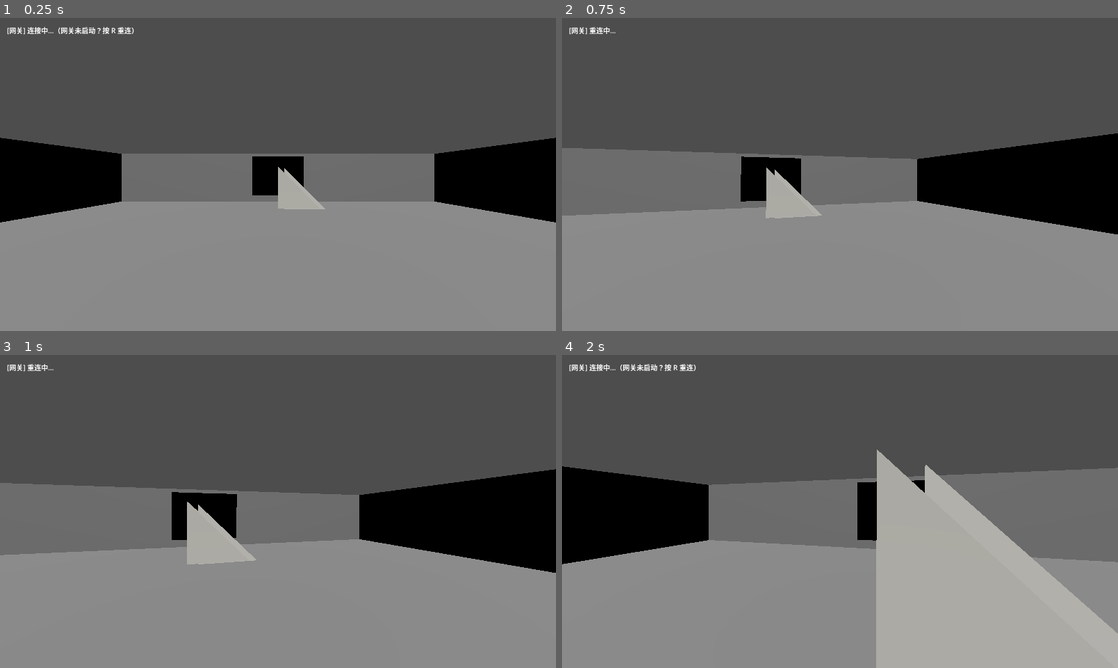
Above: before the commit, frames 1-4 (two rows, left to right).
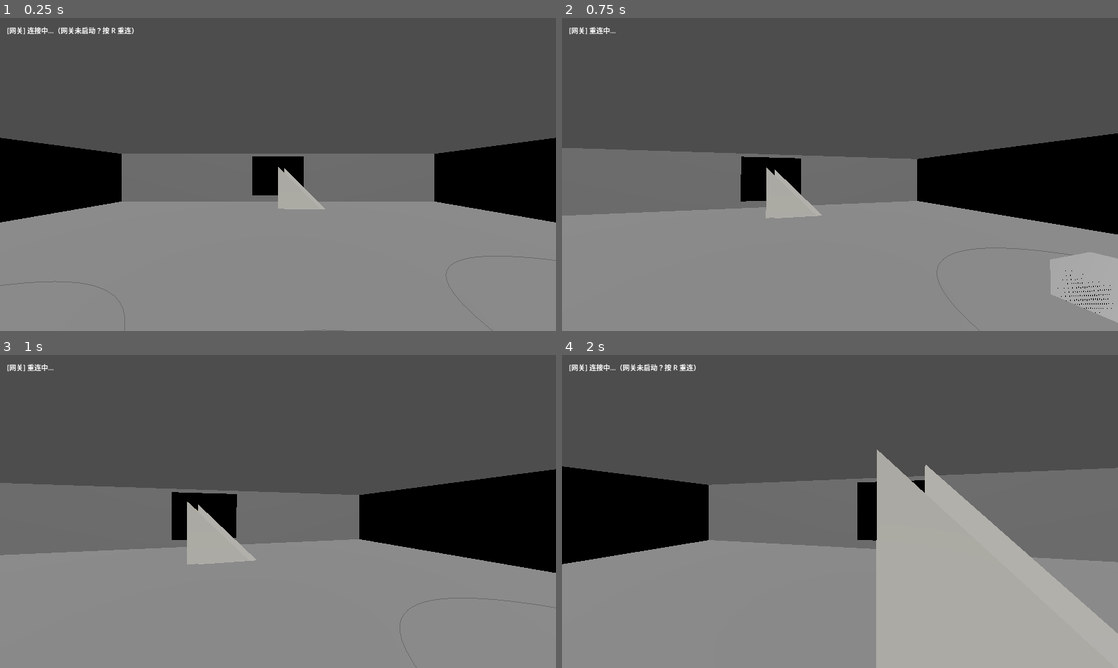
Above: after the commit, the same moments.

Repository: Luctw007/diorama-museum
Game: Godot game, scene res://scenes/main.tscn
The game is run twice, just before and just after one commit, with the same random seed, the same clock (stepped at 60 frames per second) and the same inputs.
Inputs (mouse positions are in pixels of both pictures, inside the frame that each line leads up to):
- Up to frame 1 (0.25 s): no input
- Up to frame 2 (0.75 s): tap Enter at 0.5 s; move the mouse to (867, 174) at 0.52 s; hold W from 0.53 s (still down); hold R from 0.53 s (still down); click (867, 174) at 0.67 s
- Up to frame 3 (1 s): keep holding W; keep holding R; tap Space at 0.77 s
- Up to frame 4 (2 s): keep holding W; move the mouse to (812, 511) at 1.27 s; release R at 1.28 s; tap F at 1.35 s; tap Space at 1.52 s

The runs differ from the first frame. In frame 1, 0.1% of the frame differs, in the area x 0-100%, y 76-100%; in frame 2, 2.1%, in the area x 67-100%, y 73-100%; in frame 3, less than 0.1%; in frame 4, nothing differs.
Error before the commit: Parse Error: Could not find type "DeviceLoader" in the current scope. (res://scripts/exhibit_host.gd:112)
Error after the commit: Invalid access to property or key '<null>' on a base object of type 'Dictionary'. (res://scripts/explode_controller.gd:100)

Commit message:
fix(godot): 实机首验 DEFECT-RUN-03——device_loader 补 class_name DeviceLoader（exhibit_host 类型标注解析）

Diff:
--- a/01/godot/scripts/device_loader.gd
+++ b/01/godot/scripts/device_loader.gd
@@ -1,5 +1,6 @@
 # MIT License
 # Copyright (c) 2026 箱庭电子博物馆（Diorama Computer Museum）项目作者
+class_name DeviceLoader
 extends Node3D
 ## 设备内容包多设备加载器 v2（TASK-11A）：内容包 → Godot 节点树。
 ##
